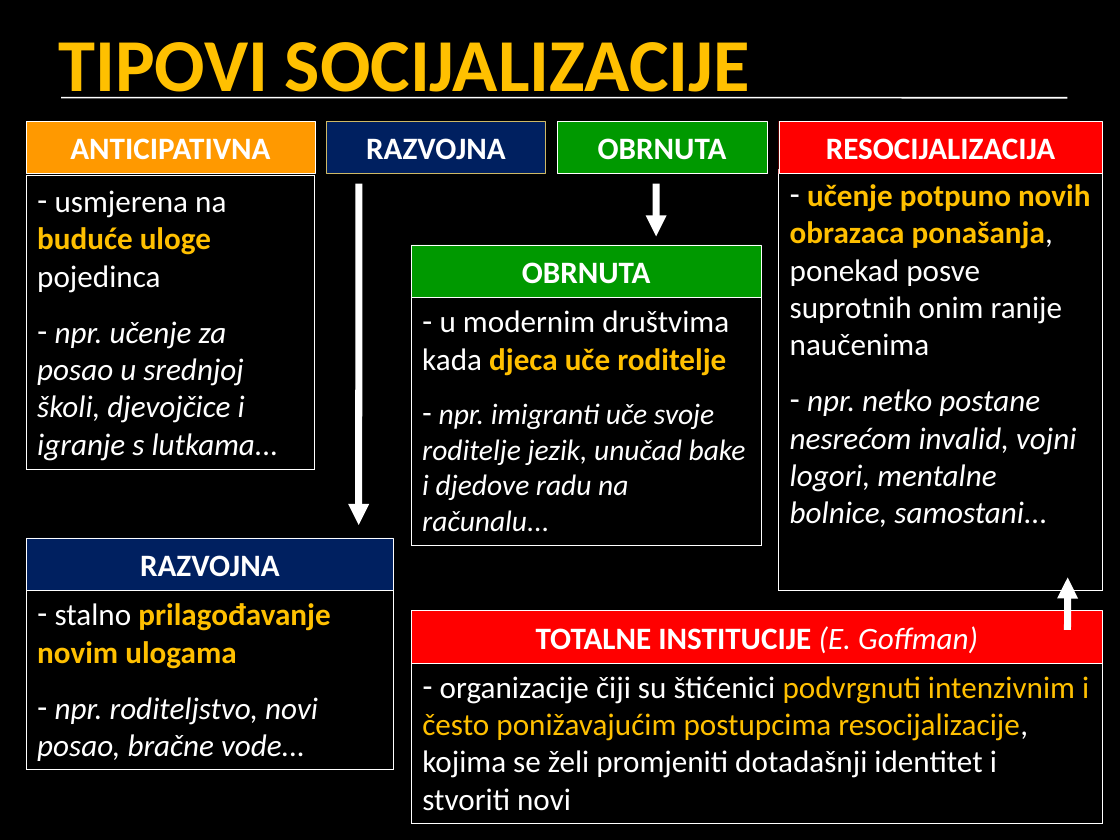
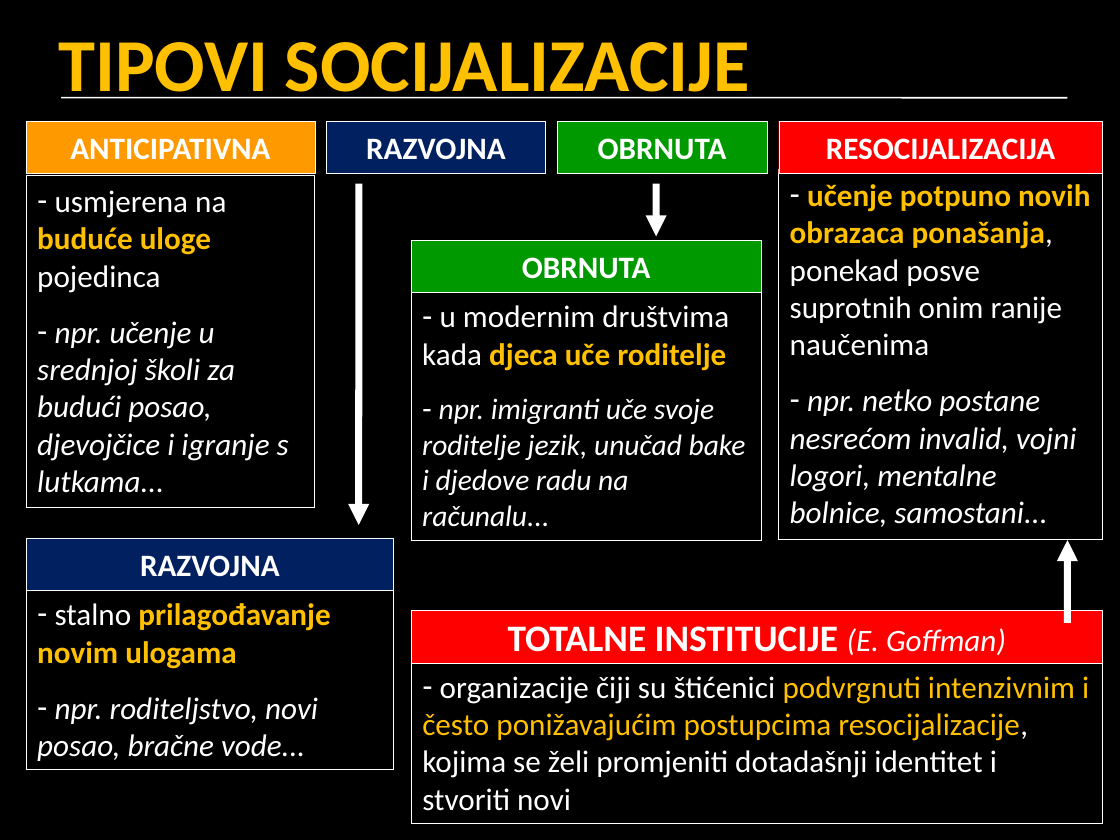
Before and after one commit to srednja-skola/sociologija, a slide deck: slide 11 of data/pptx/005_socijalizacija_i_identitet.pptx (slide 13 before the commit). Drawn at 1120x840 pixels with LibreOffice and Linux fonts; fonts in the diff are those of the drawing. Boxes give left, top, right and bottom in pixels: in the first picture for what was removed or moved away, otherwise in the second. Text is boxed around its words. In the diff, an @@ line names an element or a change of style, - is before the commit and + after.

```diff
--- a/data/pptx/005_socijalizacija_i_identitet.pptx
+++ b/data/pptx/005_socijalizacija_i_identitet.pptx
@@ rectangle "RAZVOJNA" at box(327, 121, 545, 174): outline #CEB966 0.25 pt to #FFFFFF 0.25 pt @@
@@ rectangle "usmjerena na buduće uloge pojedinca": place and size @@
-rectangle "usmjerena na buduće uloge pojedinca" at box(26, 176, 315, 470)
+rectangle "usmjerena na buduće uloge pojedinca" at box(26, 176, 315, 507)
@@ rectangle "učenje potpuno novih obrazaca ponašanja, ...": place and size @@
-rectangle "učenje potpuno novih obrazaca ponašanja, ..." at box(778, 170, 1102, 591)
+rectangle "učenje potpuno novih obrazaca ponašanja, ..." at box(778, 170, 1102, 540)
@@ rectangle "OBRNUTA": place and size @@
-rectangle "OBRNUTA" at box(411, 245, 762, 298)
+rectangle "OBRNUTA" at box(411, 240, 762, 292)
@@ rectangle "u modernim društvima kada djeca ...": place and size @@
-rectangle "u modernim društvima kada djeca ..." at box(411, 297, 762, 545)
+rectangle "u modernim društvima kada djeca ..." at box(411, 291, 762, 540)
@@ text in rectangle at box(37, 321, 289, 493): text changed @@
-– npr. učenje za posao u srednjoj školi, djevojčice i igranje s lutkama...
+– npr. učenje u srednjoj školi za budući posao, djevojčice i igranje s lutkama...
@@ arrow moved from (1067, 631) - (1067, 578) to (1067, 623) - (1067, 540) @@
@@ rectangle "TOTALNE INSTITUCIJE (E. Goffman)" at box(411, 610, 1102, 663): size 20 to 24 pt in "TOTALNE INSTITUCIJE" @@
```
Also in this commit, not shown: 17 other slides changed, 5 slides added, 3 slides removed.
